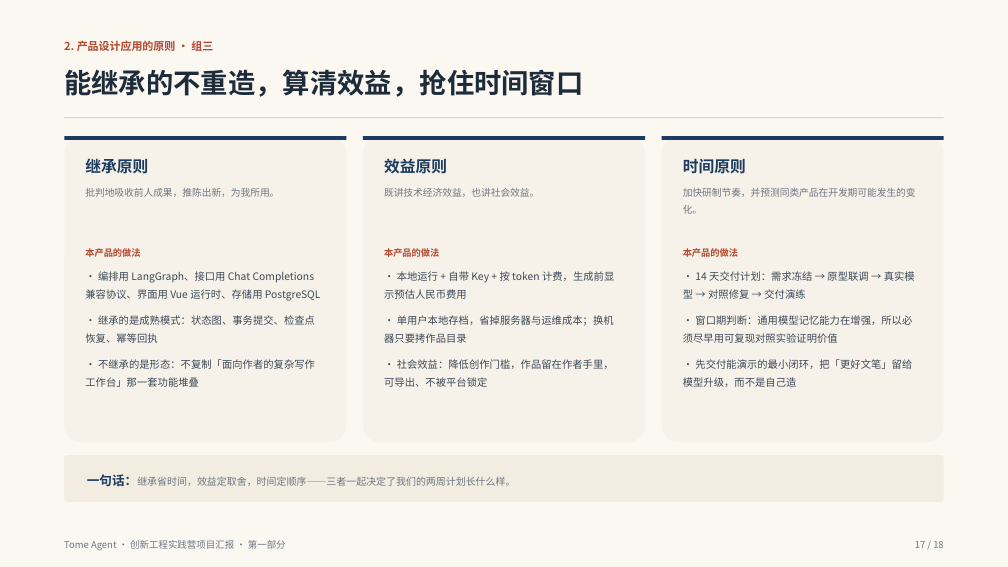
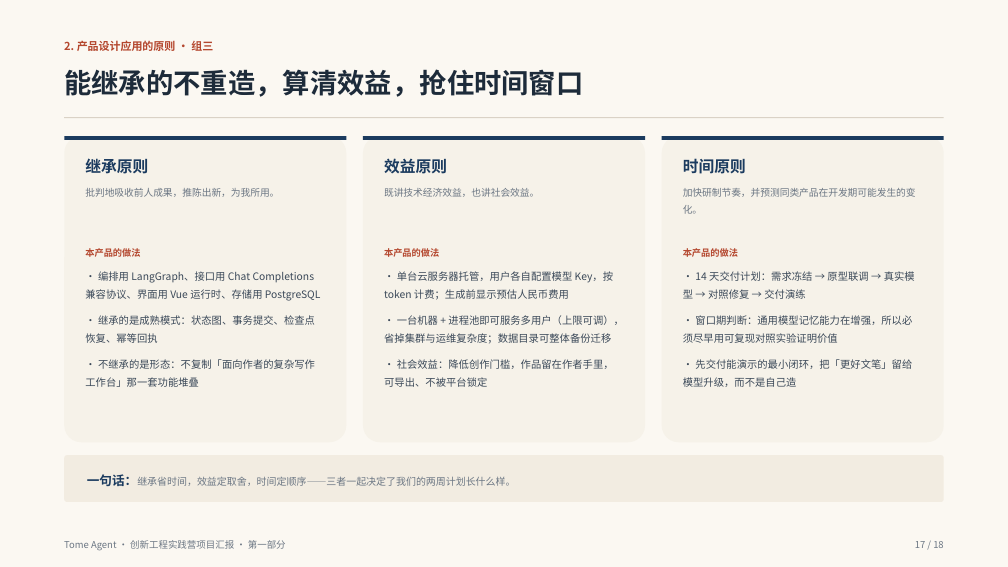
Before and after one commit to liuliyisui/tome-agent, a slide deck: slide 17 of docs/slides/Tome-Agent_第一部分_产品设计与设计原则.pptx. Drawn at 1008x567 pixels with LibreOffice and Linux fonts; fonts in the diff are those of the drawing. Boxes give left, top, right and bottom in pixels: in the first picture for what was removed or moved away, otherwise in the second. Text is boxed around its words. In the diff, an @@ line names an element or a change of style, - is before the commit and + after.

```diff
--- a/docs/slides/Tome-Agent_第一部分_产品设计与设计原则.pptx
+++ b/docs/slides/Tome-Agent_第一部分_产品设计与设计原则.pptx
@@ text at (384, 271, 624, 344): text changed @@
-· 本地运行 + 自带 Key + 按 token 计费，生成前显示预估人民币费用
-· 单用户本地存档，省掉服务器与运维成本；换机器只要拷作品目录
+· 单台云服务器托管，用户各自配置模型 Key，按 token 计费；生成前显示预估人民币费用
+· 一台机器 + 进程池即可服务多用户（上限可调），省掉集群与运维复杂度；数据目录可整体备份迁移
```
Also in this commit, not shown: 7 other slides changed, 4 other files.
